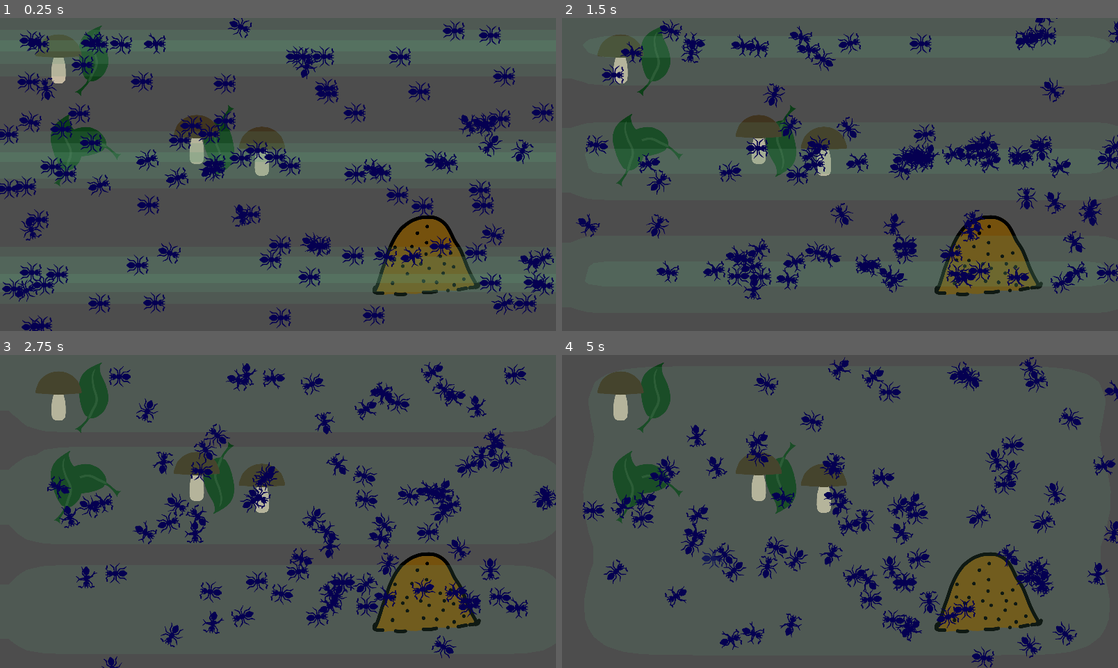
Above: before the commit, frames 1-4 (two rows, left to right).
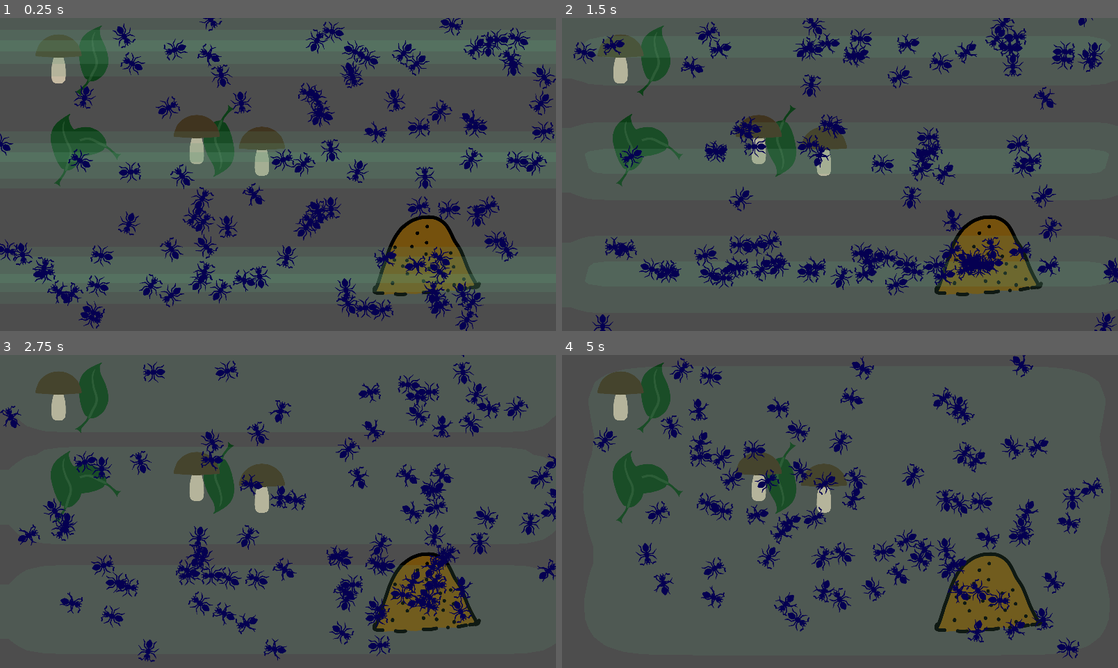
Above: after the commit, the same moments.

Repository: allemansratten/AntColonyTycoonDeluxe
Game: Godot game, scene res://game.tscn
Same seed, same stepped clock (60 frames per second), same inputs: the game is played once before the commit and once after it.
Inputs (mouse positions are in pixels of both pictures, inside the frame that each line leads up to):
- Up to frame 1 (0.25 s): no input
- Up to frame 2 (1.5 s): move the mouse to (962, 158) at 0.52 s; click (962, 158) at 0.67 s; move the mouse to (728, 190) at 1.27 s; click (728, 190) at 1.42 s
- Up to frame 3 (2.75 s): move the mouse to (333, 442) at 2.02 s; click (333, 442) at 2.17 s
- Up to frame 4 (5 s): move the mouse to (812, 574) at 2.77 s; click (812, 574) at 2.92 s; move the mouse to (1006, 558) at 3.52 s; click (1006, 558) at 3.67 s; move the mouse to (673, 464) at 4.27 s; click (673, 464) at 4.42 s

The runs differ from the first frame. In frame 1, 18% of the frame differs, in the area x 0-100%, y 0-100%; in frame 2, 15%; in frame 3, 15%; in frame 4, 14%.

Commit message:
Make ants spawn on anthill

Diff:
--- a/ant.gd
+++ b/ant.gd
@@ -29,6 +29,7 @@
 
 func _ready():
 	randomize()
+	rotation = randf() * 2 * PI
 	set_ant_type_properties(ant_type)
 
 	# Start after a random delay to desync them at the beginning
@@ -155,3 +156,7 @@
 		var wait_time = randf_range(min_wait_time, max_wait_time)
 		await get_tree().create_timer(wait_time).timeout
 	start_new_movement()
+
+
+func _on_visible_on_screen_notifier_2d_screen_exited() -> void:
+	queue_free()
--- a/ant.tscn
+++ b/ant.tscn
@@ -41,3 +41,8 @@
 [node name="CollisionShape2D" type="CollisionShape2D" parent="."]
 visible = false
 shape = SubResource("CircleShape2D_3jwfc")
+
+[node name="VisibleOnScreenNotifier2D" type="VisibleOnScreenNotifier2D" parent="."]
+scale = Vector2(8, 8)
+
+[connection signal="screen_exited" from="VisibleOnScreenNotifier2D" to="." method="_on_visible_on_screen_notifier_2d_screen_exited"]
--- a/game.gd
+++ b/game.gd
@@ -17,15 +17,20 @@
 
 	# spawn 100 ants on random positions
 	for i in range(100):
-		spawn_ant()
+		spawn_ant(false)
 
 	# pheromone_layer.set_random_data()
 	pheromone_layer.set_demo_data()
 
 
-func spawn_ant() -> void:
+func spawn_ant(on_anthill: bool) -> void:
 	var ant = ant_scene.instantiate()
-	ant.position = Vector2(randi() % int(screen_size.x), randi() % int(screen_size.y))
+
+	if on_anthill:
+		ant.position = $Anthill.position + Vector2(randf_range(-30, 30), randf_range(-30, 30))
+	else:
+		ant.position = Vector2(randf_range(0, screen_size.x), randf_range(0, screen_size.y))
+
 	ant.pheromone_layer = pheromone_layer
 	add_child(ant)
 
@@ -36,4 +41,4 @@
 
 
 func _on_spawn_timer_timeout() -> void:
-	spawn_ant()
+	spawn_ant(true)
--- a/game.tscn
+++ b/game.tscn
@@ -10,6 +10,7 @@
 ant_scene = ExtResource("2_82cr4")
 
 [node name="SpawnTimer" type="Timer" parent="."]
+wait_time = 0.3
 autostart = true
 
 [node name="SceneItemManager" type="Node" parent="."]
Not shown: 1 places in scene_item.tscn that only renumber resources
